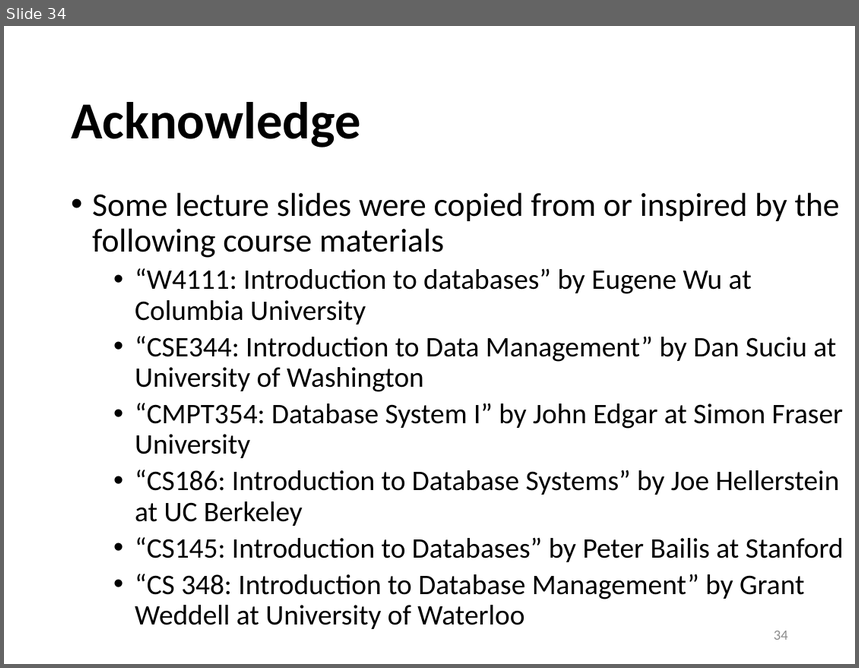
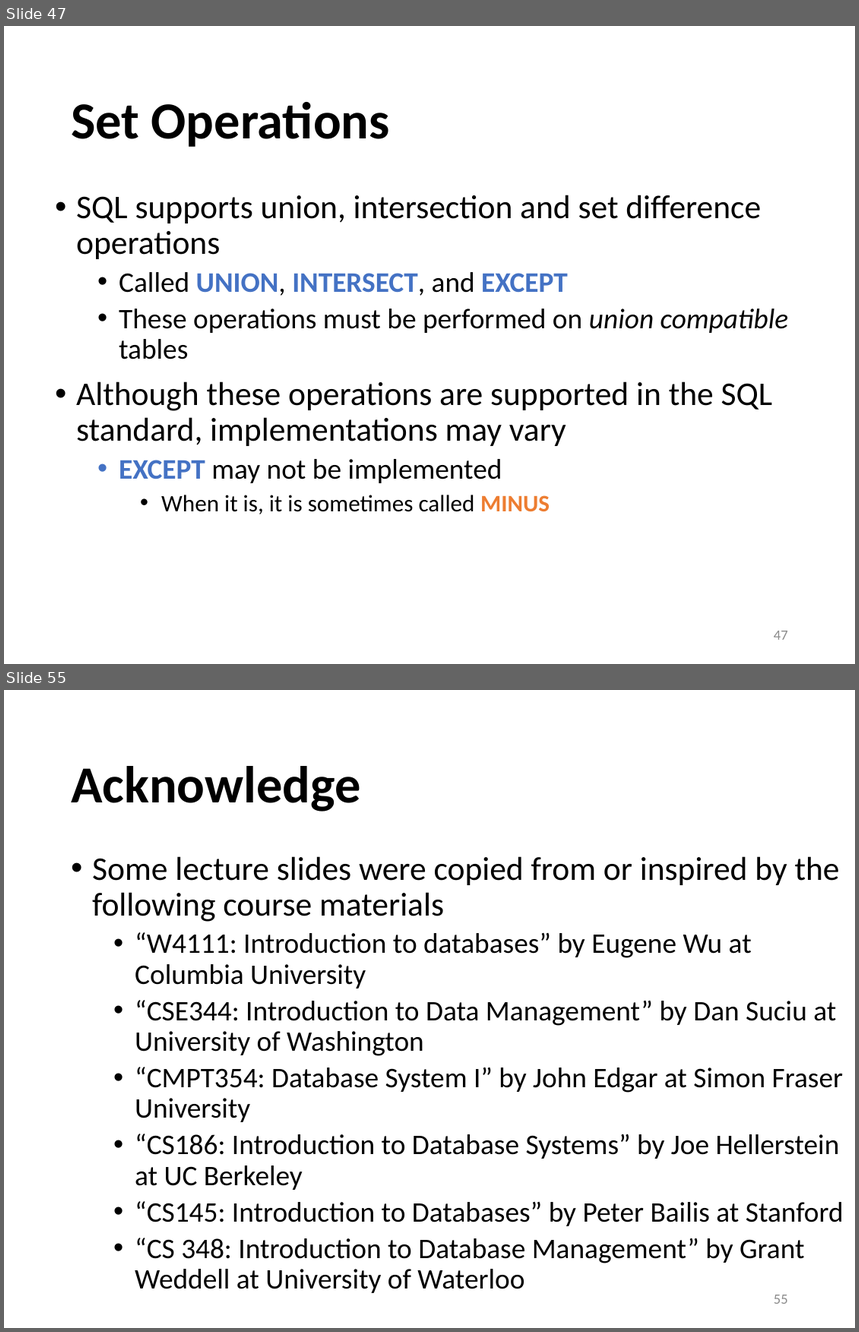
Before and after one commit to sfu-db/cmpt354, a slide deck: Lectures/lec3-sql-basics.pptx. Shown one above the other, each under a label of ours: slide 34 before the commit, slides 47 and 55 after it; the slides between them are not shown. The pictures are 859x668 and 859x1332 pixels, drawn with LibreOffice and Linux fonts; fonts in the diff are those of the drawing. Boxes give left, top, right and bottom in pixels: in the first picture for what was removed or moved away, otherwise in the second. Text is boxed around its words. In the diff, an @@ line names an element or a change of style, - is before the commit and + after.

```diff
--- a/Lectures/lec3-sql-basics.pptx
+++ b/Lectures/lec3-sql-basics.pptx
@@ slide 47 added at (4,26,855,664), background #FFFFFF @@
@@ title added at (71,102,390,147), 44 pt, text #000000, bold @@
+Set Operations
@@ text added at (76,195,789,515), 28 pt, text #000000 @@
+• SQL supports union, intersection and set difference operations
+  • Called UNION, INTERSECT, and EXCEPT
+  • These operations must be performed on union compatible tables
+• Although these operations are supported in the SQL standard, implementations may vary
+  • EXCEPT may not be implemented
+    • When it is, it is sometimes called MINUS
@@ page number added at (774,631,788,640), 12 pt, text #8C8C8C @@
+47
@@ what was slide 34 is now slide 55 @@
@@ page number at (774,1295,788,1304): text changed @@
-34
+55
```
Also in this commit, not shown: 20 other slides added, 1 other file.
